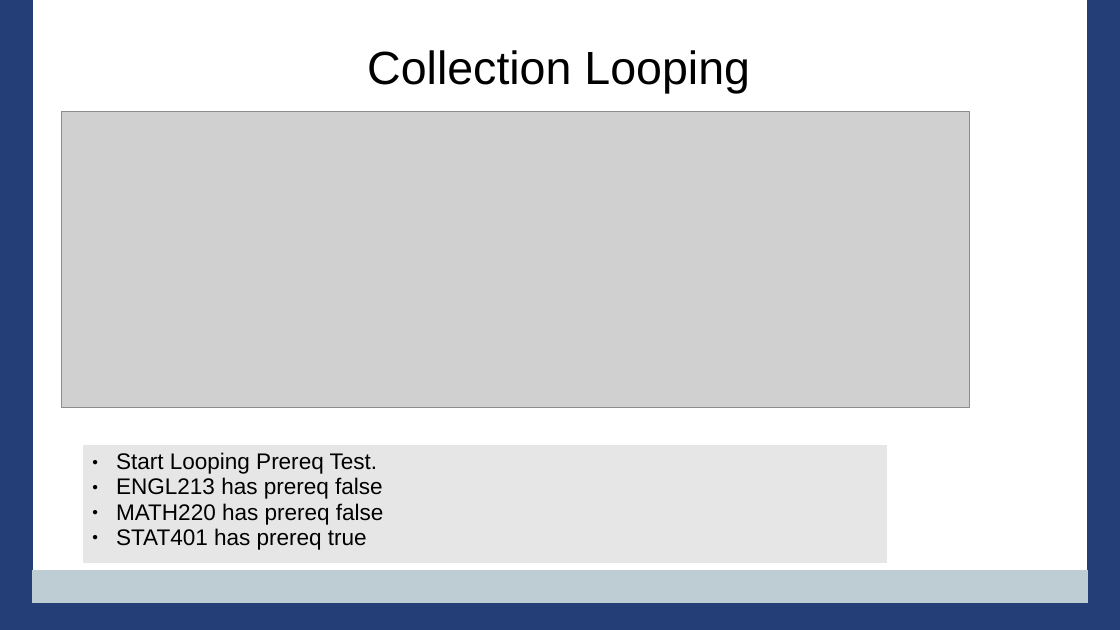
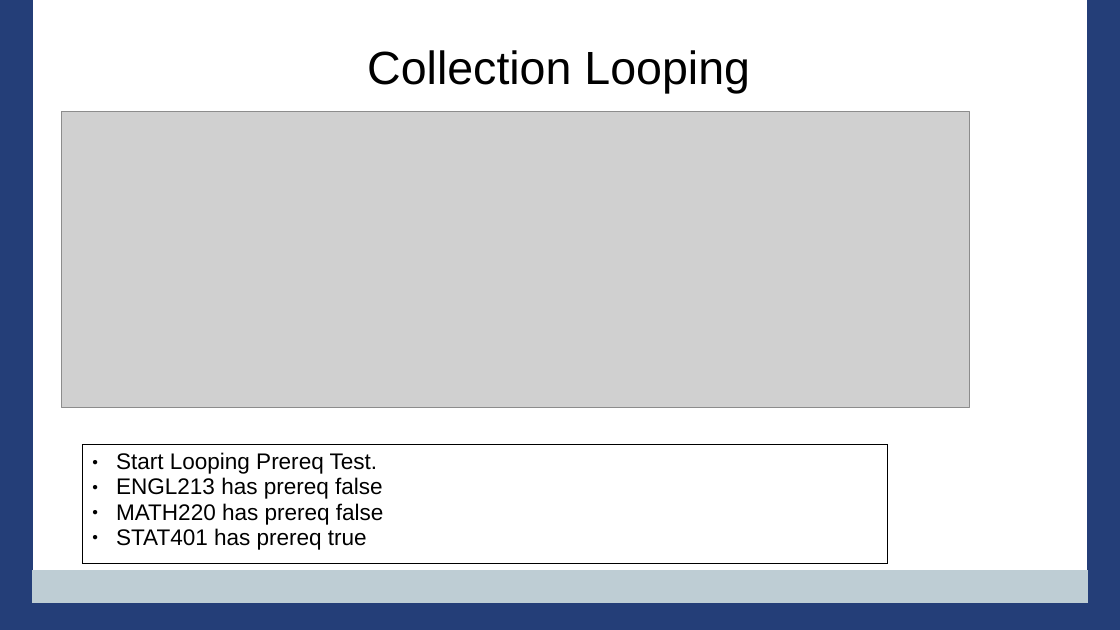
Before and after one commit to PennState/junit5-presentation, a slide deck: slide 35 of src/site/presentation/Junit5_Presentation_JavaOne_2016.odp (slide 29 before the commit). Drawn at 1120x630 pixels with LibreOffice and Linux fonts; fonts in the diff are those of the drawing; grey boxes stand for pictures; background and template pictures are left out. Boxes give left, top, right and bottom in pixels: in the first picture for what was removed or moved away, otherwise in the second. Text is boxed around its words. In the diff, an @@ line names an element or a change of style, - is before the commit and + after.

```diff
--- a/src/site/presentation/Junit5_Presentation_JavaOne_2016.odp
+++ b/src/site/presentation/Junit5_Presentation_JavaOne_2016.odp
@@ table at (x1=82, y1=445, x2=887, y2=556) @@
@@ fill #E6E6E6 to none in row 1, column 1 @@
@@ borders changed @@
```
Also in this commit, not shown: 9 other slides changed, 9 slides added, 3 slides removed, 3 other files.
